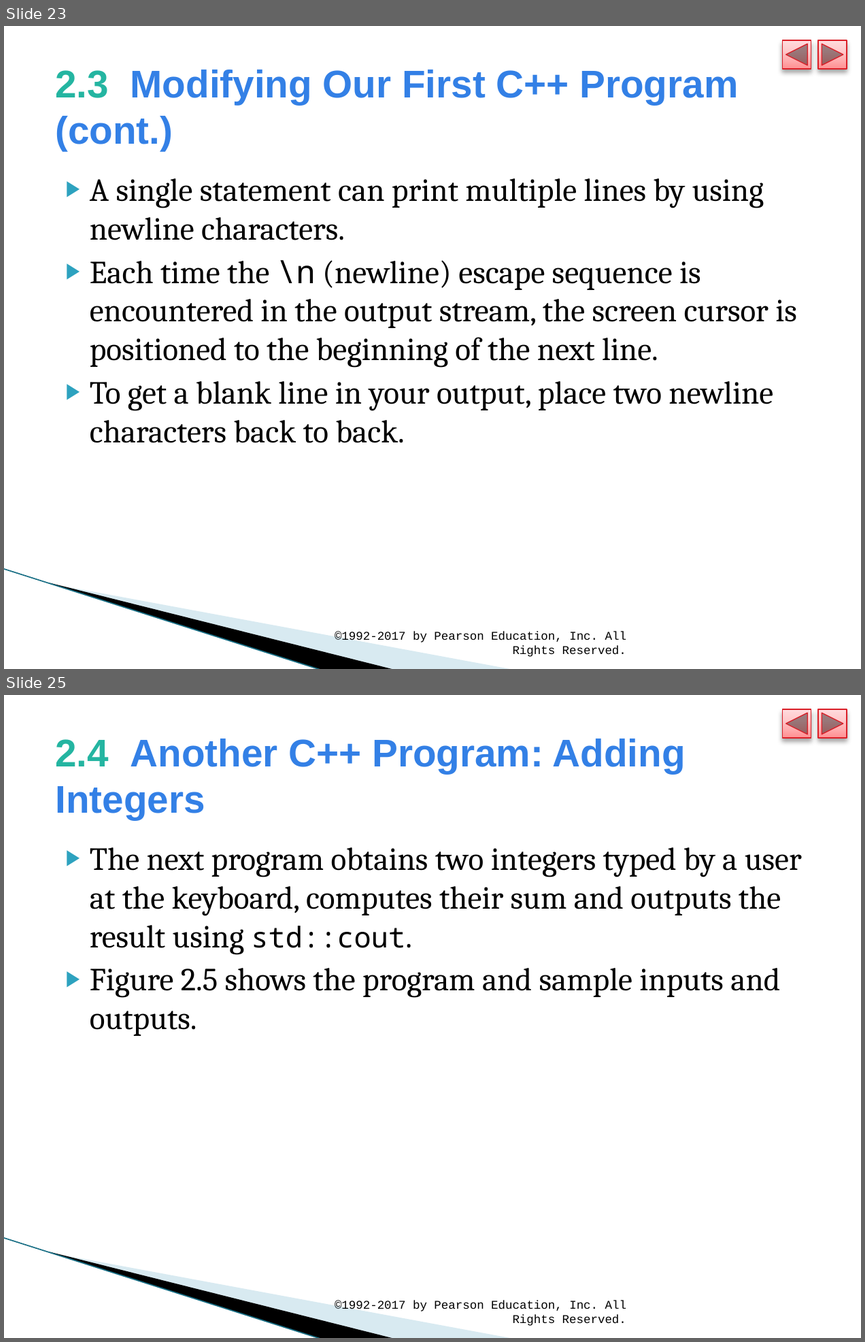
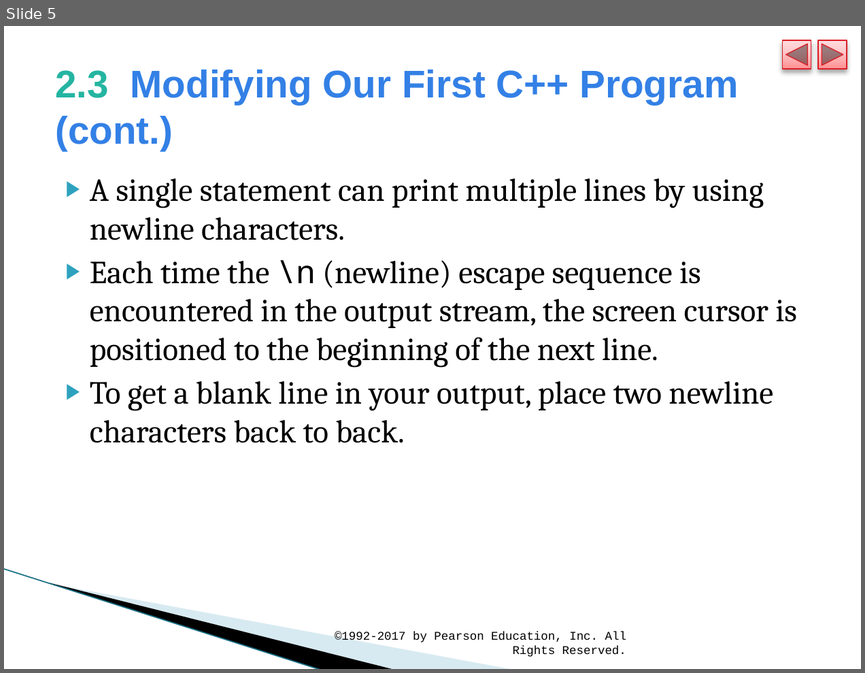
Before and after one commit to hakancangunerli/uga_code, a slide deck: CSCI2720/recap/presentations/cpphtp10_02.pptx. Shown one above the other, each under a label of ours: slides 23 and 25 before the commit, slide 5 after it; the slides between them are not shown. The pictures are 865x1342 and 865x673 pixels, drawn with LibreOffice and Linux fonts; fonts in the diff are those of the drawing; background and template pictures are left out. Boxes give left, top, right and bottom in pixels: in the first picture for what was removed or moved away, otherwise in the second. Text is boxed around its words. In the diff, an @@ line names an element or a change of style, - is before the commit and + after.

```diff
--- a/CSCI2720/recap/presentations/cpphtp10_02.pptx
+++ b/CSCI2720/recap/presentations/cpphtp10_02.pptx
@@ slide 25 removed at [4,695,861,1338], background #FFFFFF; not listed: 5 template elements that a slide beside it also shows @@
@@ title removed at [55,739,685,819] @@
-2.4 Another C++ Program: Adding Integers
@@ text removed at [90,847,802,1036] @@
-▶ The next program obtains two integers typed by a user at the keyboard, computes their sum and outputs the result using std::cout.
-▶ Figure 2.5 shows the program and sample inputs and outputs.
@@ text removed at [334,1300,626,1325] @@
-©1992-2017 by Pearson Education, Inc. All Rights Reserved.
@@ what was slide 23 is now slide 5 @@
```
Also in this commit, not shown: 20 other slides removed, 28 other files.
